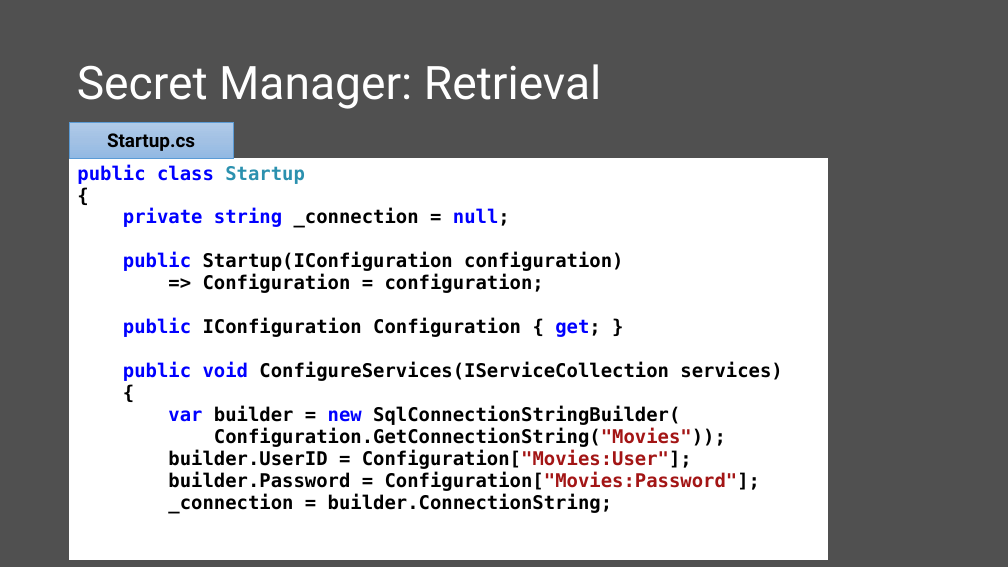
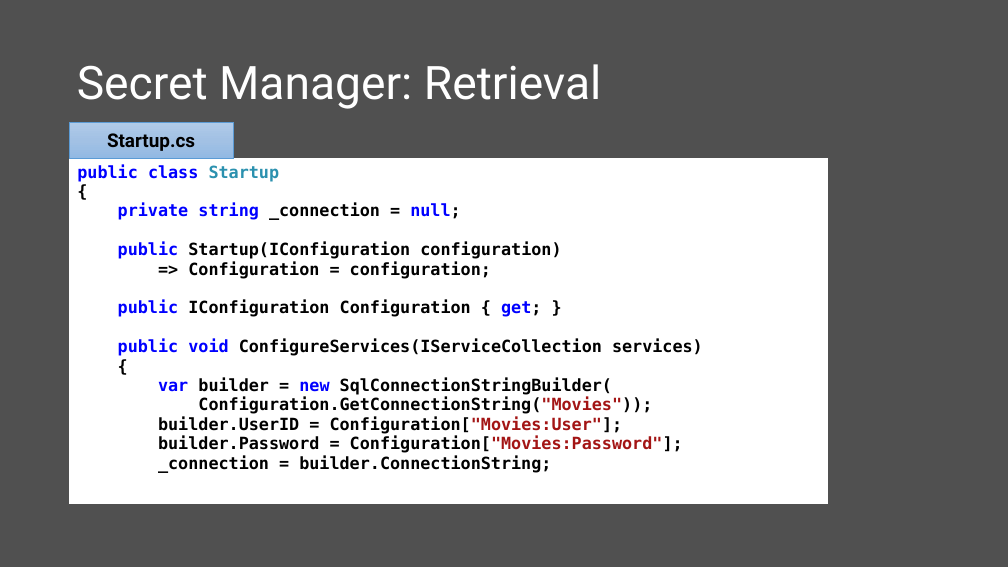
Before and after one commit to scottaddie/slide-decks, a slide deck: slide 9 of Protecting App Secrets.pptx. Drawn at 1008x567 pixels with LibreOffice and Linux fonts; fonts in the diff are those of the drawing. Boxes give left, top, right and bottom in pixels: in the first picture for what was removed or moved away, otherwise in the second. Text is boxed around its words. In the diff, an @@ line names an element or a change of style, - is before the commit and + after.

```diff
--- a/Protecting App Secrets.pptx
+++ b/Protecting App Secrets.pptx
@@ table at <box>70,159,827,516</box> @@
@@ size 18 to 16 pt @@
```
Also in this commit, not shown: 3 other slides changed, 3 slides added.
